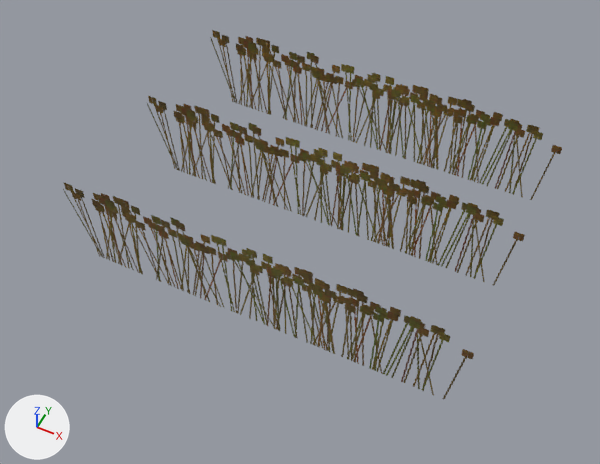
One commit to the glTF model game/data/meshes/props/Crop_Wheat_1_LOD1.gltf: the scene before it, then after it.
The view is the same before and after, from a 50 mm camera at (2.39, -5.23, 6.33) aimed at (-0.04, -0.36, 0.25). Lighting does not change. The marker at lower left points along +X, +Y and +Z. The first picture is the older version.

The first picture shows 'Crop_Wheat_1_LOD1'.
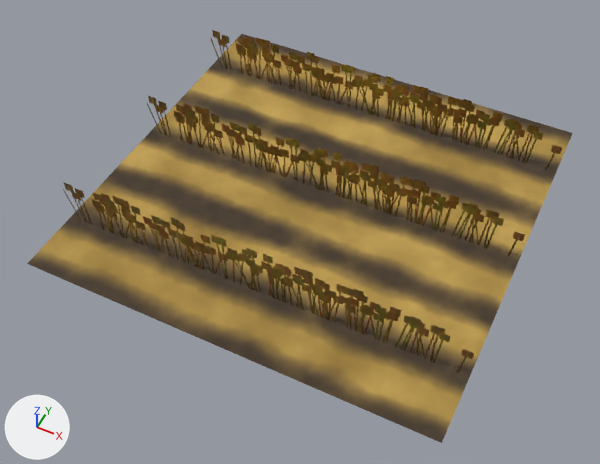
Diff of the bpy script that builds the scene:
```diff
--- a/game/data/meshes/props/Crop_Wheat_1_LOD1.gltf.py
+++ b/game/data/meshes/props/Crop_Wheat_1_LOD1.gltf.py
@@ img_t_decor_crop_top_wheat_basecolor_png @@
+img_t_decor_crop_top_wheat_basecolor_png = load_image('T_Decor_Crop_Top_Wheat_BaseColor.png', 'T_Decor_Crop_Top_Wheat_BaseColor.png', 512, 512, 'sRGB')
@@ img_t_decor_crop_top_wheat_normal_png @@
+img_t_decor_crop_top_wheat_normal_png = load_image('T_Decor_Crop_Top_Wheat_Normal.png', 'T_Decor_Crop_Top_Wheat_Normal.png', 512, 512, 'Non-Color')
@@ img_t_decor_crop_top_wheat_orm_png @@
+img_t_decor_crop_top_wheat_orm_png = load_image('T_Decor_Crop_Top_Wheat_ORM.png', 'T_Decor_Crop_Top_Wheat_ORM.png', 512, 512, 'Non-Color')
@@ mat_mi_decor_crop_top_wheat @@
+mat_mi_decor_crop_top_wheat = bpy.data.materials.new('MI_Decor_Crop_Top_Wheat')
+# uses the picture img_t_decor_crop_top_wheat_basecolor_png
+# uses the picture img_t_decor_crop_top_wheat_normal_png
+# uses the picture img_t_decor_crop_top_wheat_orm_png
@@ me_crop_wheat_1_lod1 @@
 # used by ob_crop_wheat_1_lod1; location = (0.0, 0.0, 0.0)
 # verts and faces of me_crop_wheat_1_lod1; kept vertices keep their numbers, new ones are numbered from 12
-me_crop_wheat_1_lod1.from_pydata(...)  # 12 vertices, 6 faces; spans x -2.0..2.0, y -1.34..1.33, z 0.0..1.06
+me_crop_wheat_1_lod1.from_pydata(...)  # 16 vertices, 8 faces; spans x -2.0..2.0, y -2.0..2.0, z 0.0..1.06
+# me_crop_wheat_1_lod1 part 1
+verts[12] = (-2.0, -2.0, 0.47)  # pixel (27, 263)
+verts[13] = (2.0, -2.0, 0.47)  # pixel (441, 443)
+verts[14] = (2.0, 2.0, 0.47)  # pixel (572, 133)
+verts[15] = (-2.0, 2.0, 0.47)  # pixel (241, 33)
+faces += [(12, 13, 14), (12, 14, 15)]  # mat_mi_decor_crop_top_wheat
 me_crop_wheat_1_lod1.materials.append(mat_mi_decor_plant_wheat)
+me_crop_wheat_1_lod1.materials.append(mat_mi_decor_crop_top_wheat)
```

Location of each change, [x1, y1, x2, y2] in pixels of the pictures (600 x 464 px):
'Crop_Wheat_1_LOD1', reshaped (10% wider, 12% taller): before [64, 30, 562, 399]; after [27, 30, 573, 443]
part 1 of me_crop_wheat_1_lod1, added (brown): after [27, 34, 573, 443]
